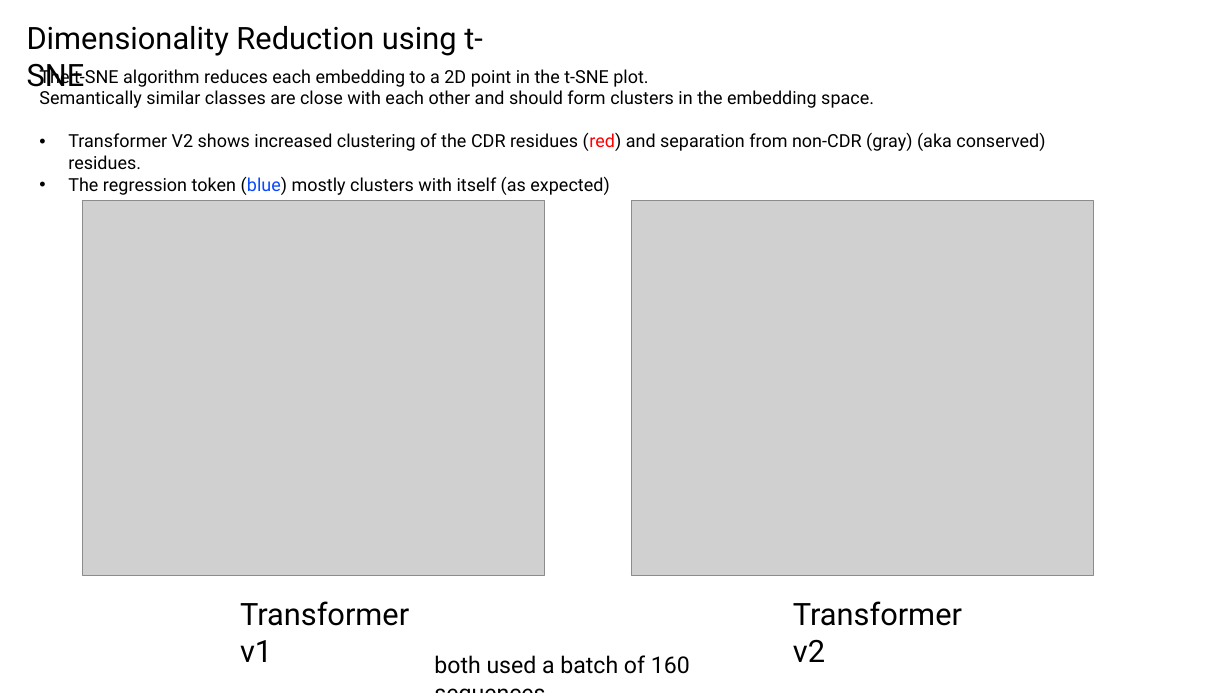
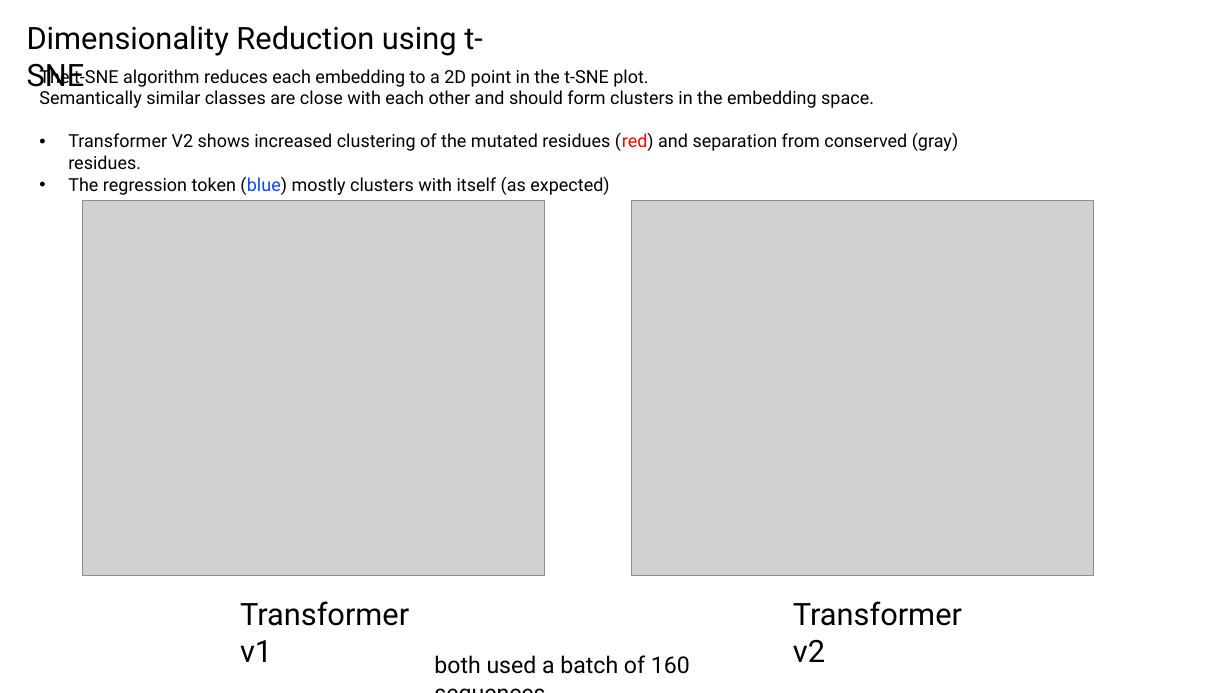
Before and after one commit to planaria158/BERT-antibody-antigen-binding-energy, a slide deck: slide 23 of Homework-aAlphaBio.pptx (slide 22 before the commit). Drawn at 1232x693 pixels with LibreOffice and Linux fonts; fonts in the diff are those of the drawing; grey boxes stand for pictures. Boxes give left, top, right and bottom in pixels: in the first picture for what was removed or moved away, otherwise in the second. Text is boxed around its words. In the diff, an @@ line names an element or a change of style, - is before the commit and + after.

```diff
--- a/Homework-aAlphaBio.pptx
+++ b/Homework-aAlphaBio.pptx
@@ text at <box>68,133,958,169</box>: text changed @@
-• Transformer V2 shows increased clustering of the CDR residues (red) and separation from non-CDR (gray) (aka conserved) residues.
+• Transformer V2 shows increased clustering of the mutated residues (red) and separation from conserved (gray) residues.
```
Also in this commit, not shown: 5 other slides changed, 1 slide added, 5 other files.
